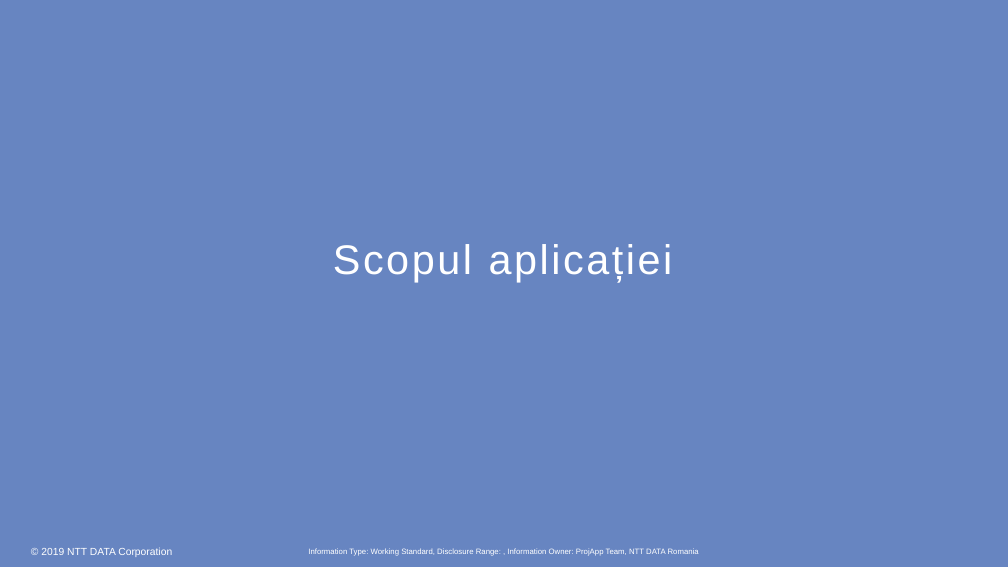
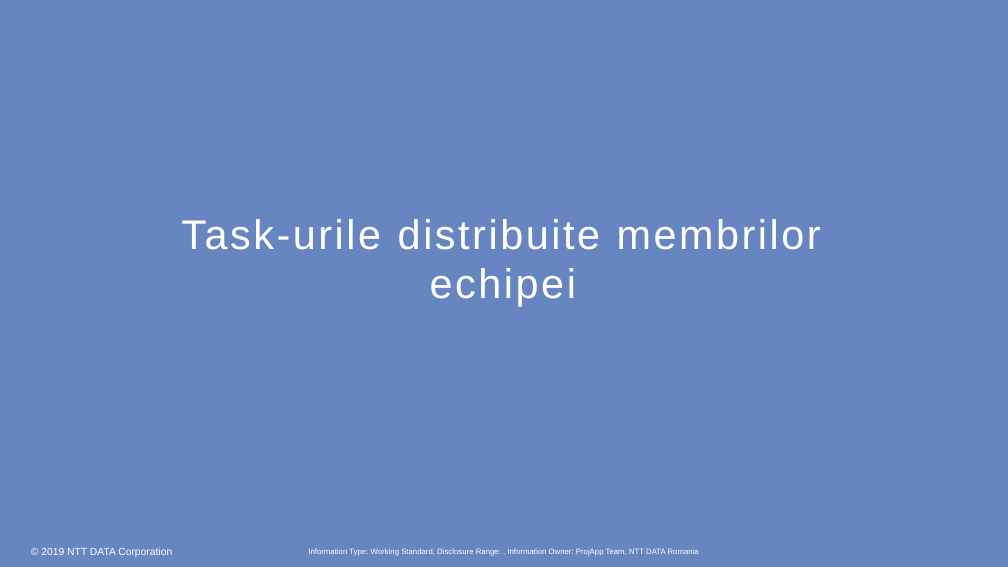
Before and after one commit to marianungureanu/ProjApp, a slide deck: slide 16 of ProjAppPresentation.pptx (slide 7 before the commit). Drawn at 1008x567 pixels with LibreOffice and Linux fonts; fonts in the diff are those of the drawing; background and template pictures are left out. Boxes give left, top, right and bottom in pixels: in the first picture for what was removed or moved away, otherwise in the second. Text is boxed around its words. In the diff, an @@ line names an element or a change of style, - is before the commit and + after.

```diff
--- a/ProjAppPresentation.pptx
+++ b/ProjAppPresentation.pptx
@@ title at [181,219,821,306]: text changed @@
-Scopul aplicației
+Task-urile distribuite membrilor echipei
```
Also in this commit, not shown: 8 other slides changed, 22 slides added, 2 slides removed.
